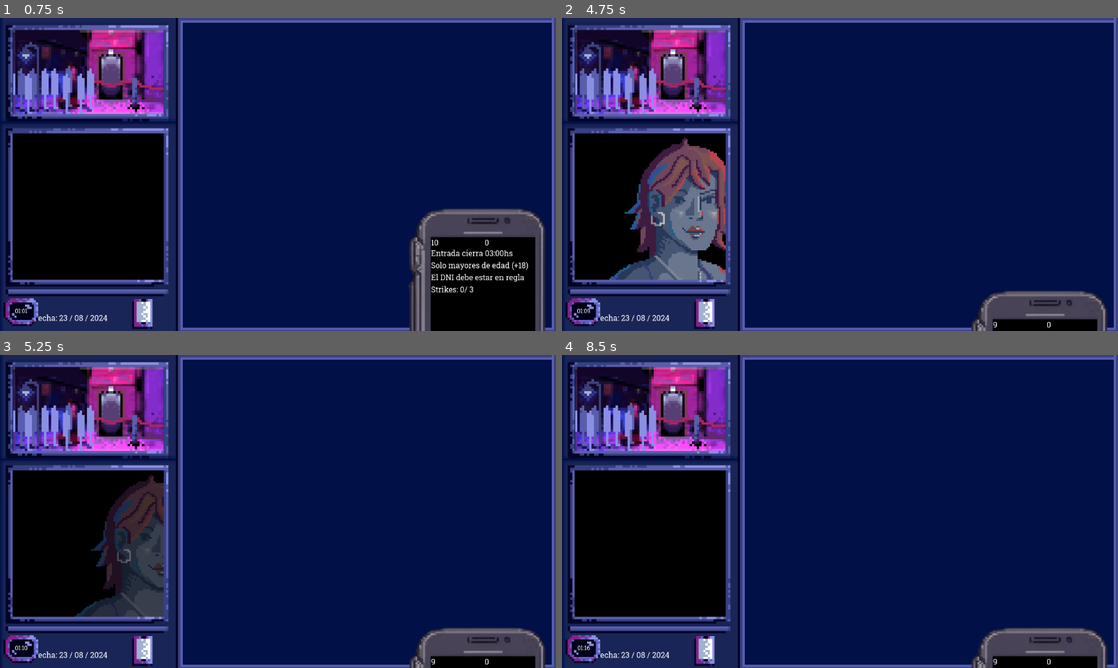
Above: before the commit, frames 1-4 (two rows, left to right).
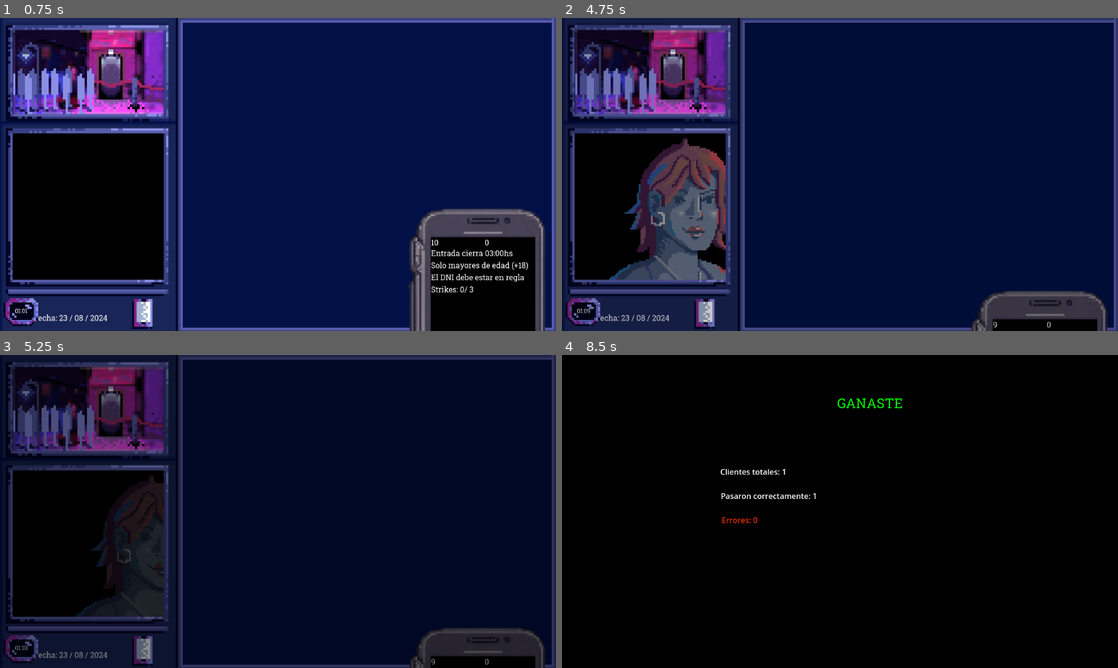
Above: after the commit, the same moments.

Repository: joacoague15/dni-en-mano
Game: Godot game, scene res://main_scene.tscn
The game is run twice, just before and just after one commit, with the same random seed, the same clock (stepped at 60 frames per second) and the same inputs.
Inputs (mouse positions are in pixels of both pictures, inside the frame that each line leads up to):
- Up to frame 1 (0.75 s): click (144, 315) at 0.5 s
- Up to frame 2 (4.75 s): click (706, 315) at 1.25 s; click (706, 315) at 2 s; move the mouse to (962, 158) at 2.77 s; tap Enter at 3.5 s; move the mouse to (728, 190) at 3.52 s; click (934, 296) at 4.25 s
- Up to frame 3 (5.25 s): move the mouse to (333, 442) at 5.02 s
- Up to frame 4 (8.5 s): move the mouse to (812, 574) at 5.77 s; tap Space at 6.5 s; move the mouse to (1006, 558) at 6.52 s; move the mouse to (673, 464) at 7.27 s; tap Enter at 8 s; move the mouse to (867, 511) at 8.02 s

Frame 1 is identical in both runs. In frame 2, 14% of the frame differs, in the area x 1-100%, y 0-100%; in frame 3, 86%, in the area x 0-100%, y 0-100%; in frame 4, 86%.

Commit message:
Level is now fully winnable or loosable

Diff:
--- a/character_random_selector.gd
+++ b/character_random_selector.gd
@@ -8,6 +8,7 @@
 @onready var character_sprite = $CharacterSprite
 @onready var character_animation_player = $CharacterSprite/AnimationPlayer
 @onready var dni_animation_player = $DNIInformation/DNIAnimationPlayer
+@onready var win_or_loose_label = $ResultScreen/WinOrLooseLabel
 @onready var result_animation_player = $ResultScreen/ResultAnimationPlayer
 @onready var total_characters_count = $ResultScreen/TotalCharactersCount
 @onready var correct_characters_count = $ResultScreen/CorrectCharactersCount
@@ -54,7 +55,7 @@
 
 var energy = 10
 var PERMITED_STRIKES = 3
-var CORRECT_CHARACTERS_NEEDED = 5
+var CORRECT_CHARACTERS_NEEDED = 1
 var strikes = 0
 
 func _ready():
@@ -158,6 +159,12 @@
 	rules_label.text = rules_text
 
 func fill_result_details():
+	if strikes >= PERMITED_STRIKES or correct_characters < CORRECT_CHARACTERS_NEEDED:
+		win_or_loose_label.text = "PERDISTE"
+		win_or_loose_label.modulate = Color(1, 0, 0)
+	else:
+		win_or_loose_label.text = "GANASTE"
+		win_or_loose_label.modulate = Color(0, 1, 0)
 	total_characters_count.text = "Clientes totales: " + str(correct_characters + incorrect_characters.size())
 	correct_characters_count.text = "Pasaron correctamente: " + str(correct_characters)
 	incorrect_characters_count.text = "Errores: " + str(incorrect_characters.size())
--- a/main_scene.tscn
+++ b/main_scene.tscn
@@ -102,6 +102,18 @@
 "update": 1,
 "values": [false]
 }
+tracks/7/type = "value"
+tracks/7/imported = false
+tracks/7/enabled = true
+tracks/7/path = NodePath("WinOrLooseLabel:visible")
+tracks/7/interp = 1
+tracks/7/loop_wrap = true
+tracks/7/keys = {
+"times": PackedFloat32Array(0),
+"transitions": PackedFloat32Array(1),
+"update": 1,
+"values": [false]
+}
 
 [sub_resource type="Animation" id="Animation_e1jg5"]
 resource_name = "show_labels"
@@ -189,6 +201,18 @@
 tracks/5/interp = 1
 tracks/5/loop_wrap = true
 tracks/5/keys = {
+"times": PackedFloat32Array(2.2),
+"transitions": PackedFloat32Array(1),
+"update": 1,
+"values": [true]
+}
+tracks/6/type = "value"
+tracks/6/imported = false
+tracks/6/enabled = true
+tracks/6/path = NodePath("WinOrLooseLabel:visible")
+tracks/6/interp = 1
+tracks/6/loop_wrap = true
+tracks/6/keys = {
 "times": PackedFloat32Array(2.2),
 "transitions": PackedFloat32Array(1),
 "update": 1,
@@ -665,29 +689,36 @@
 "": SubResource("AnimationLibrary_dbdax")
 }
 
+[node name="WinOrLooseLabel" type="Label" parent="ResultScreen"]
+visible = false
+offset_top = -250.0
+offset_right = 328.0
+offset_bottom = -212.0
+theme_override_fonts/font = ExtResource("3_a2yxb")
+theme_override_font_sizes/font_size = 28
+
 [node name="TotalCharactersCount" type="Label" parent="ResultScreen"]
 visible = false
 offset_left = -242.0
-offset_top = -253.0
+offset_top = -100.0
 offset_right = 33.0
-offset_bottom = -186.0
+offset_bottom = -33.0
 text = "Revisaste a X personas"
 
 [node name="CorrectCharactersCount" type="Label" parent="ResultScreen"]
 visible = false
 offset_left = -241.0
-offset_top = -198.0
+offset_top = -50.0
 offset_right = 21.0
-offset_bottom = -120.0
+offset_bottom = 28.0
 text = "Y pasaron correctamente"
 
 [node name="IncorrectCharactersCount" type="Label" parent="ResultScreen"]
 visible = false
 self_modulate = Color(0.910932, 0.200015, 0, 1)
 offset_left = -239.0
-offset_top = -138.0
 offset_right = 27.0
-offset_bottom = -57.0
+offset_bottom = 81.0
 text = "Z pasaron incorrectamente"
 
 [node name="LabelEffectScreen" type="ColorRect" parent="ResultScreen"]
